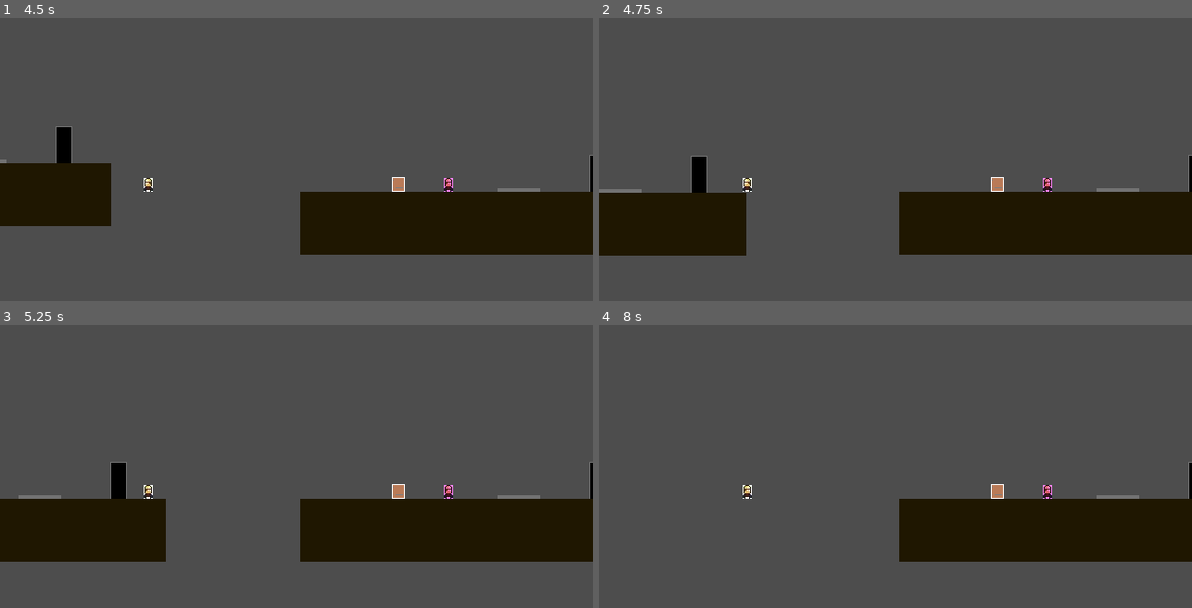
Above: before the commit, frames 1-4 (two rows, left to right).
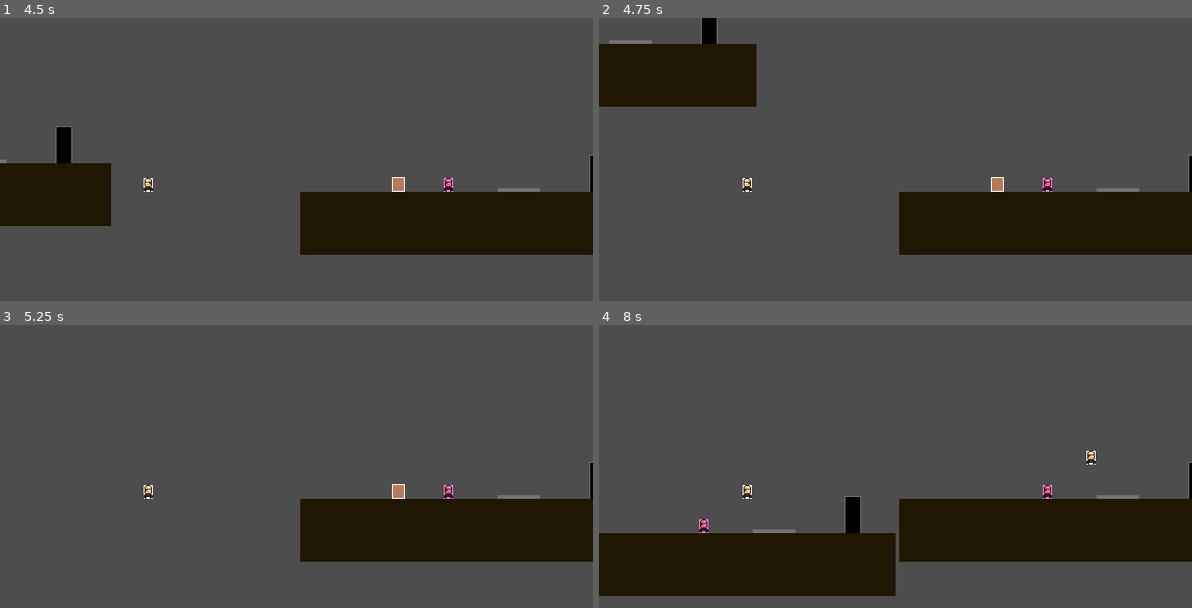
Above: after the commit, the same moments.

Repository: Darr3n2GG/Puzzle-Knights-2P-
Game: Godot game, scene res://Scenes/splitscreen.tscn
The game is run twice, just before and just after one commit, with the same random seed, the same clock (stepped at 60 frames per second) and the same inputs.
Inputs:
- Up to frame 1 (4.5 s): hold D (1Right) 0.53-2.03 s; tap S (1Attack) at 0.6, 1.35, 2.3, 2.85, 3.6 s; tap W (1Up) at 0.77, 1.52, 3.02, 3.77 s; hold A (1Left) 2.03-2.78 s; tap Down (2Place) at 2.1, 4.35 s; hold D (1Right) 2.78-4.28 s; hold A (1Left) from 4.28 s (still down)
- Up to frame 2 (4.75 s): keep holding A (1Left); tap W (1Up) at 4.52 s; tap S (1Attack) at 4.55 s
- Up to frame 3 (5.25 s): release A (1Left) at 5.03 s; hold D (1Right) from 5.03 s (still down); tap S (1Attack) at 5.1 s
- Up to frame 4 (8 s): release D (1Right) at 5.78 s; hold A (1Left) 5.78-7.28 s; tap S (1Attack) at 5.85, 6.8, 7.35 s; tap W (1Up) at 6.02, 6.77, 7.52 s; tap Down (2Place) at 6.6 s; hold D (1Right) from 7.28 s (still down)

Frame 1 is identical in both runs. In frame 2, 12% of the frame differs, in the area x 0-27%, y 0-84%; in frame 3, 6.7%; in frame 4, 12%.

Commit message:
ver 0.24
-tweaked player script
  -> fixed attack function
  -> commented out console controls
-tweaked barrel script
  -> fixed damaged func
-tweaked exit door and pp code
  -> added new signal called on_pp_activated(activated) to pass parameters to exit door to check if pp is activated
  -> cleaned up come code

Diff:
--- a/Characters/Players/Player 1/player_1.tscn
+++ b/Characters/Players/Player 1/player_1.tscn
@@ -4,11 +4,11 @@
 [ext_resource type="Resource" uid="uid://deqgd3ry1p2rn" path="res://Resources/p1_controls.tres" id="2_g5pru"]
 [ext_resource type="Texture2D" uid="uid://caeaf7v4hil5g" path="res://Characters/Players/Player 1/miner.jpg" id="3_24ed2"]
 
+[sub_resource type="RectangleShape2D" id="RectangleShape2D_0m543"]
+size = Vector2(10, 15)
+
 [sub_resource type="RectangleShape2D" id="RectangleShape2D_ah4og"]
 size = Vector2(17, 15)
-
-[sub_resource type="RectangleShape2D" id="RectangleShape2D_0m543"]
-size = Vector2(10, 15)
 
 [node name="Player 1" type="CharacterBody2D"]
 collision_mask = 6
@@ -20,18 +20,19 @@
 region_enabled = true
 region_rect = Rect2(3, 1, 10, 15)
 
-[node name="Area2D" type="Area2D" parent="Sprite2D"]
+[node name="CollisionBox" type="CollisionShape2D" parent="."]
+shape = SubResource("RectangleShape2D_0m543")
 
-[node name="HurtBox" type="CollisionShape2D" parent="Sprite2D/Area2D"]
+[node name="Attacking" type="Timer" parent="."]
+wait_time = 0.1
+
+[node name="Area2D" type="Area2D" parent="."]
+
+[node name="HurtBox" type="CollisionShape2D" parent="Area2D"]
 position = Vector2(13.5, 0)
 shape = SubResource("RectangleShape2D_ah4og")
 disabled = true
 debug_color = Color(0.937255, 0.25098, 0, 0.419608)
 
-[node name="CollisionBox" type="CollisionShape2D" parent="."]
-shape = SubResource("RectangleShape2D_0m543")
-
-[node name="Attacking" type="Timer" parent="."]
-
-[connection signal="area_entered" from="Sprite2D/Area2D" to="." method="_on_area_2d_area_entered"]
 [connection signal="timeout" from="Attacking" to="." method="_on_attacking_timeout"]
+[connection signal="area_entered" from="Area2D" to="." method="_on_area_2d_area_entered"]
--- a/Characters/Players/Player.gd
+++ b/Characters/Players/Player.gd
@@ -19,13 +19,13 @@
 	if Input.is_action_pressed("reset"):
 		global_position = Vector2(0, -10)
 
-	if Input.is_action_just_pressed(controls.up) or Input.is_joy_button_pressed(controls.player_index,JOY_BUTTON_DPAD_UP) and is_on_floor():
+	if Input.is_action_just_pressed(controls.up) and is_on_floor(): # or Input.is_joy_button_pressed(controls.player_index,JOY_BUTTON_DPAD_UP) and is_on_floor():
 		velocity.y = jump_vel
 
-	if Input.is_action_pressed(controls.right) or Input.is_joy_button_pressed(controls.player_index,JOY_BUTTON_DPAD_RIGHT):
+	if Input.is_action_pressed(controls.right): #or Input.is_joy_button_pressed(controls.player_index,JOY_BUTTON_DPAD_RIGHT):
 		anim.flip_h = false
 		global_position.x += speed * delta
-	elif Input.is_action_pressed(controls.left) or Input.is_joy_button_pressed(controls.player_index,JOY_BUTTON_DPAD_LEFT):
+	elif Input.is_action_pressed(controls.left): #or Input.is_joy_button_pressed(controls.player_index,JOY_BUTTON_DPAD_LEFT):
 		anim.flip_h = true
 		global_position.x -= speed * delta
 	else:
@@ -71,7 +71,7 @@
 		if Input.is_action_just_pressed("1Attack"):
 			print("Bro is trying to attack")
 			global.p1_attacking = true
-			$Attacking.start(-1) #Timer is only available on P1
+			$Attacking.start() #Timer is only available on P1
 
 func _on_attacking_timeout():
 	$Attacking.stop()
@@ -79,12 +79,12 @@
 
 
 
-func _on_exit_door_win(index):
+func _on_player_win(index):
 #	print("on the way")
 	if index == controls.player_index:
 		queue_free()
 #		print("function called")
 
 
-func _on_area_2d_area_entered(area):
+func _on_area_2d_area_entered(_area):
 	pass # Replace with function body.
--- a/Creature/Dummy.gd
+++ b/Creature/Dummy.gd
@@ -1,5 +1,6 @@
 extends RigidBody2D
 
+@onready var hurtbox = get_node("../Player 1")
 var health = 10
 var p1_attackzone = false
 
@@ -13,17 +14,18 @@
 
 
 func _on_hitbox_body_entered(body):
-	if body.has_method("player_1"):
+	if body == hurtbox:
 		p1_attackzone = true
 		print("Get away from that barrel!")
 
 
 func _on_hitbox_body_exited(body):
-	if body.has_method("player_1"):
+	if body == hurtbox:
 		p1_attackzone = false
 
 func damaged():
 	if p1_attackzone and global.p1_attacking:
+		global.damage = 1
 		health = health - global.damage
 		print("Stop vandalism! Barrel health:", health)
 		if health <= 0:
--- a/Creature/global.gd
+++ b/Creature/global.gd
@@ -1,6 +1,5 @@
 extends Node
 
 #This scirpt is always loaded. The variable here is for determine player's attack.
-
 var p1_attacking = false
 var damage : int
--- a/Puzzle Components/Exit Door/Exit_Door.gd
+++ b/Puzzle Components/Exit Door/Exit_Door.gd
@@ -2,19 +2,25 @@
 
 @onready var door = $Shape2D2
 @onready var area = $Area_Door
+@onready var p1 = get_node("../Player 1")
+@onready var p2 = get_node("../Player 2")
 var door_activated : bool = false
 
 signal win(index)
 
+func _ready():
+	self.win.connect(p1._on_player_win)
+	self.win.connect(p2._on_player_win)
 
 func _on_area_door_body_entered(body):
 #	print("entered door ", door_activated, " ", body)
-	if door_activated == true and body is CharacterBody2D:
+	if door_activated and body is CharacterBody2D:
 		win.emit(body.controls.player_index)
 #		print("emitting signal")
 
-func _on_recieve_input(_recieved):
-	if door_activated == false:
+func _on_recieve_input(activated):
+#	print(activated)
+	if activated:
 		door.color = Color(255,255,255)
 		door_activated = true
 	else:
--- a/Puzzle Components/pressure plate/pressure_plater.gd
+++ b/Puzzle Components/pressure plate/pressure_plater.gd
@@ -5,23 +5,24 @@
 @export var output_puzzle : Node2D = null
 var pp_activated : bool = false
 
+signal on_pp_activated(activated)
 
 func _ready():
-	area.body_entered.connect(output_puzzle._on_recieve_input)
-	area.body_exited.connect(output_puzzle._on_recieve_input)
+	self.on_pp_activated.connect(output_puzzle._on_recieve_input)
 #	print("signal_connected")
 
+func _on_area_pp_body_entered(_body):
+	if area.has_overlapping_bodies() and not pp_activated:
+		play_animation()
+		on_pp_activated.emit(pp_activated)
+
 func _on_area_pp_body_exited(_body):
-	if area.has_overlapping_bodies() == false:
+	if not area.has_overlapping_bodies():
 		play_animation()
-
-func _on_area_pp_body_entered(_body):
-	if area.has_overlapping_bodies() == true and pp_activated == false:
-		play_animation()
-
+		on_pp_activated.emit(pp_activated)
 
 func play_animation():
-	if area.has_overlapping_bodies() == true:
+	if area.has_overlapping_bodies():
 		anim.play("Move")
 		pp_activated = true
 	else:
--- a/Scenes/test_scene.tscn
+++ b/Scenes/test_scene.tscn
@@ -27,6 +27,3 @@
 
 [node name="Dummy" parent="." instance=ExtResource("4_twp03")]
 position = Vector2(-20, -29)
-
-[connection signal="win" from="Exit Door" to="Player 1" method="_on_exit_door_win"]
-[connection signal="win" from="Exit Door" to="Player 2" method="_on_exit_door_win"]
